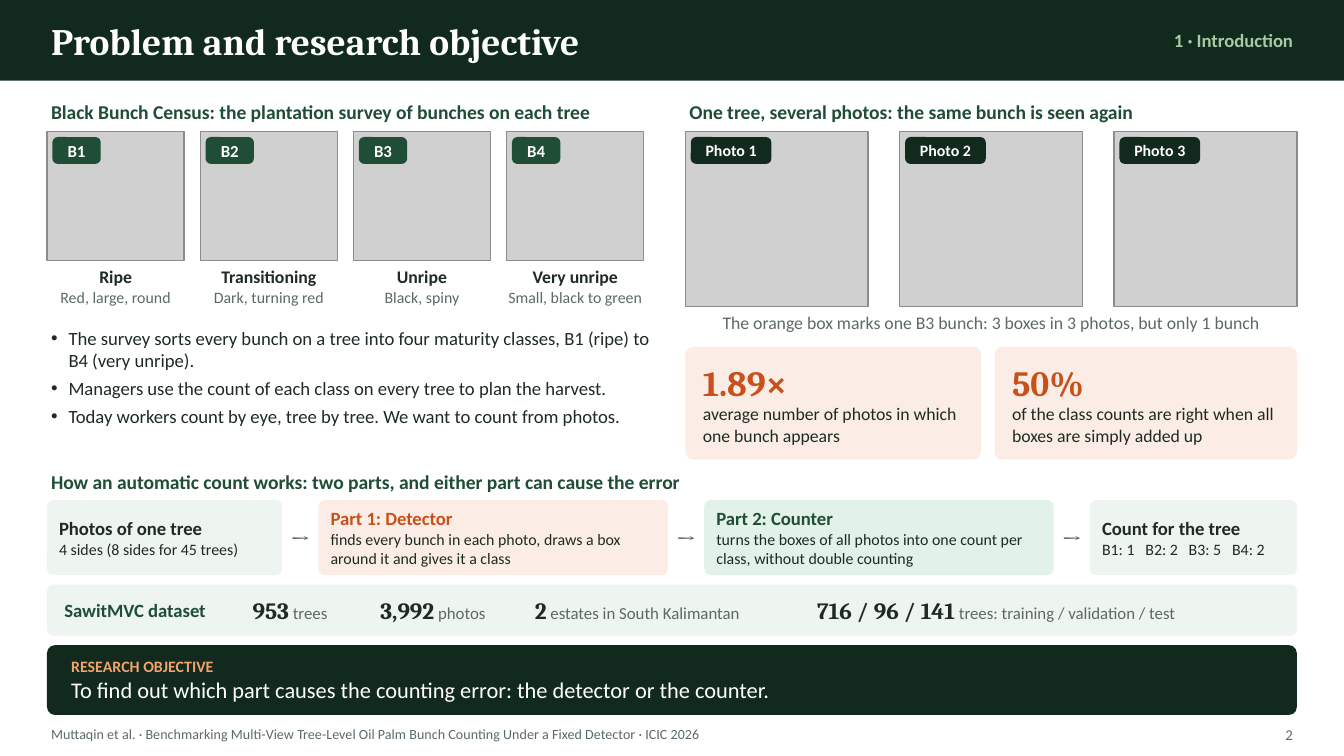
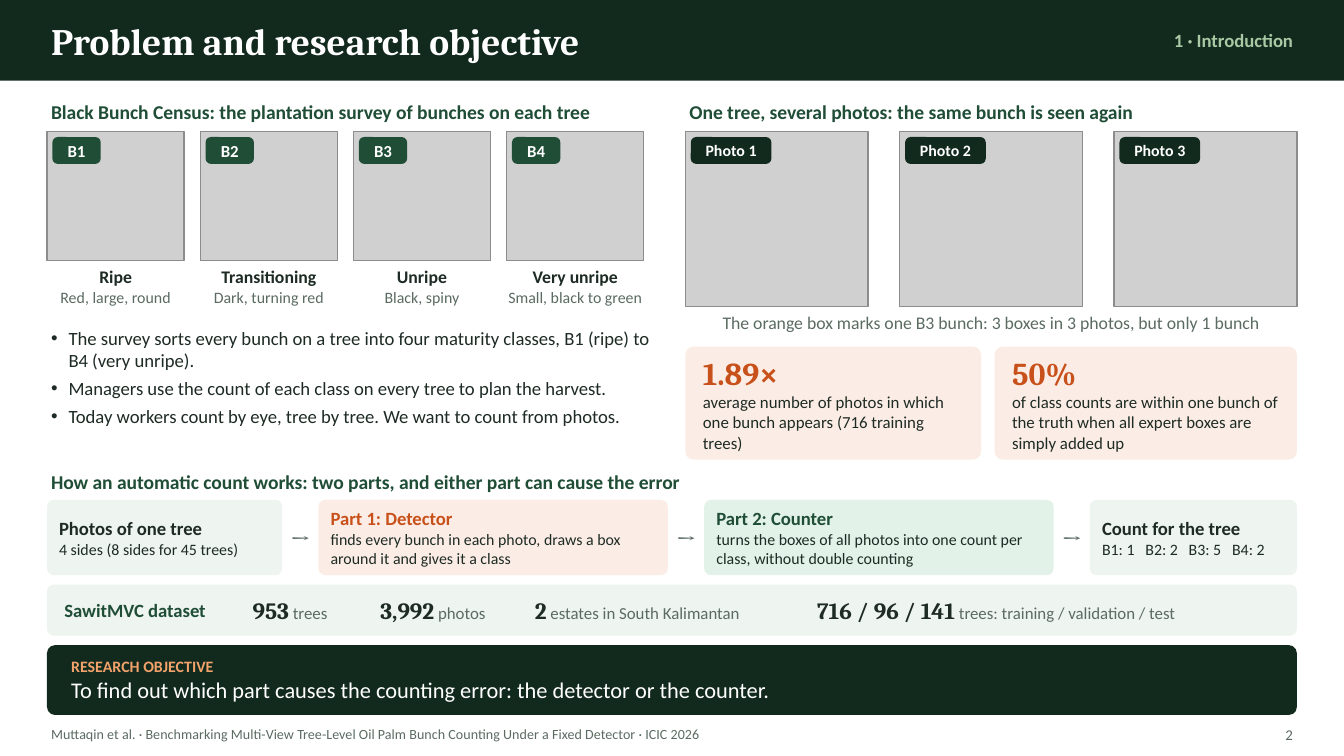
Before and after one commit to ULM-SawitMVC/Baseline-SawitMVC, a slide deck: slide 2 of draft-icic-2026/presentation/057_MUTTAQIN.pptx. Drawn at 1344x756 pixels with LibreOffice and Linux fonts; fonts in the diff are those of the drawing; grey boxes stand for pictures. Boxes give left, top, right and bottom in pixels: in the first picture for what was removed or moved away, otherwise in the second. Text is boxed around its words. In the diff, an @@ line names an element or a change of style, - is before the commit and + after.

Commit message:
Align presentation claims with the camera-ready paper
Add the Ridge + F_all row to the results table so the 77.48 / 32.62
figures can be traced, and label the 20.57 pp gap as best versus best
next to the same-counter gap of 21.63 pp. State that the 3.19 pp
counter spread refers to detector boxes with F0 features.

Reword statements that went beyond the paper: prior oil palm work,
the fixed detector, counters fitted per input condition, and the
conclusion on detector priority. Drop the smartphone wording, which
the paper does not state.

```diff
--- a/draft-icic-2026/presentation/057_MUTTAQIN.pptx
+++ b/draft-icic-2026/presentation/057_MUTTAQIN.pptx
@@ text at bbox=[703, 363, 778, 386]: size 19 to 17 pt in "1.89×" @@
@@ text at bbox=[1012, 363, 1076, 386]: size 19 to 17 pt in "50%" @@
@@ text at bbox=[703, 396, 944, 451]: text changed; size 9.5 to 9 pt @@
-average number of photos in which one bunch appears
+average number of photos in which one bunch appears (716 training trees)
@@ text at bbox=[1012, 396, 1278, 452]: text changed; size 9.5 to 9 pt @@
-of the class counts are right when all boxes are simply added up
+of class counts are within one bunch of the truth when all expert boxes are simply added up
```
Also in this commit, not shown: 4 other slides changed, 2 other files.
